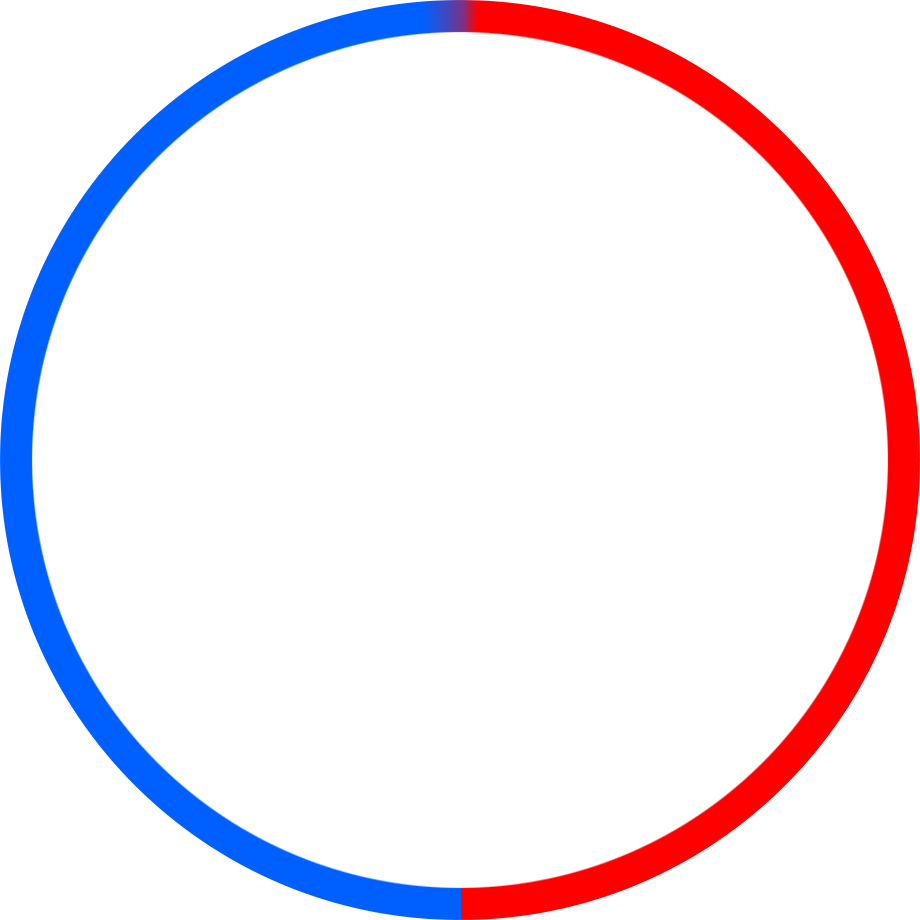
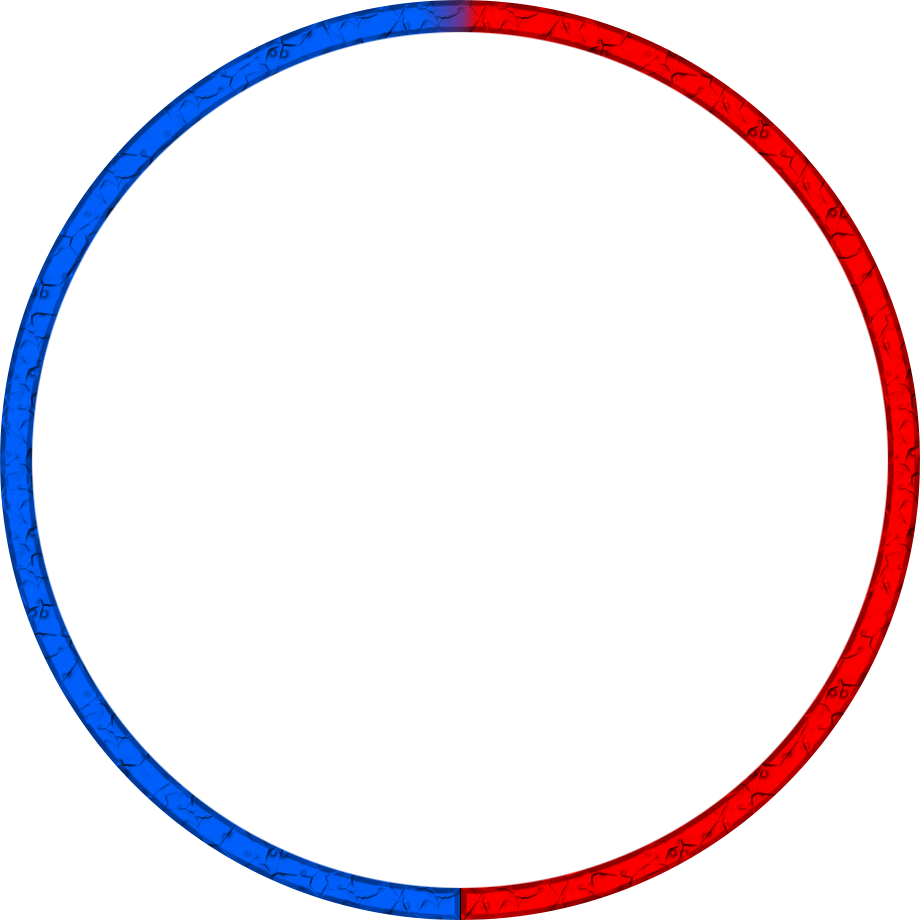
Revision of a layered 920x920 image; what changed, layer by layer:
painted on "Ellipse 1" over [0, 0, 920, 920]
added layer "Rectangle 1" over [460, 888, 463, 920]
